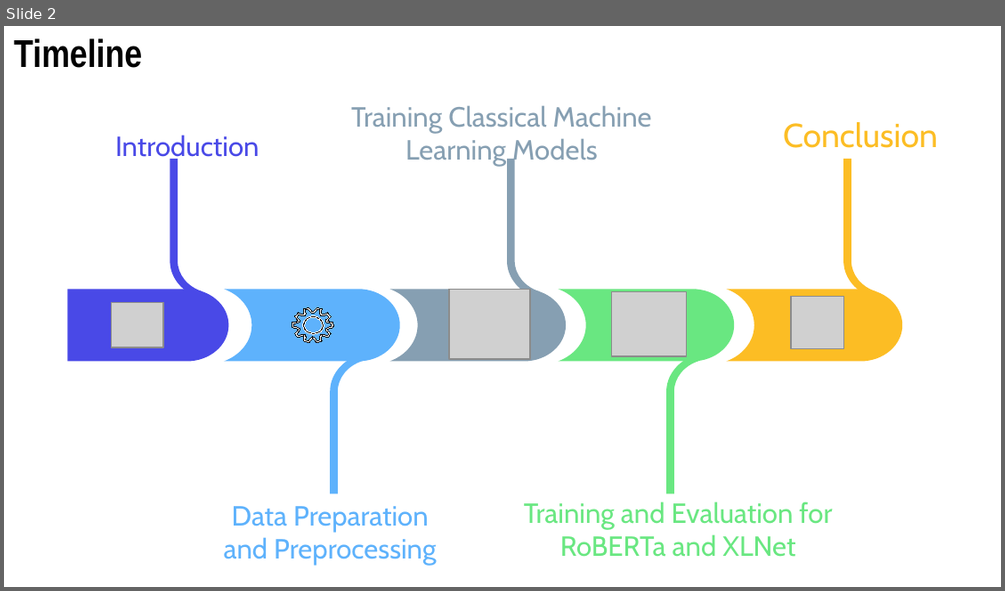
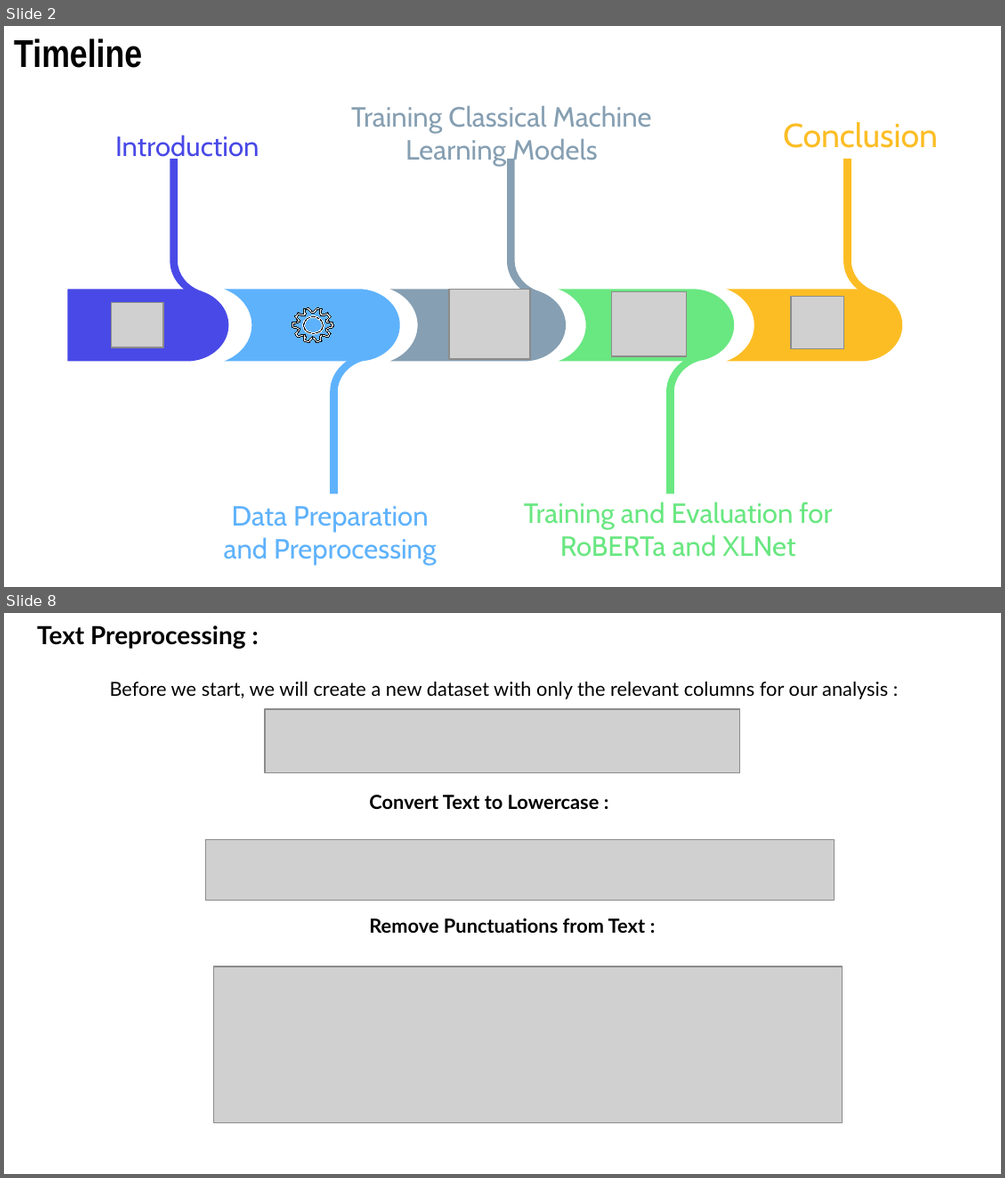
Before and after one commit to elghallali/Customer-Reviews-Classification, a slide deck: reports/Machine Learning Infographics by Slidesgo.pptx. Shown one above the other, each under a label of ours: slide 2 before the commit, slides 2 and 8 after it; the slides between them are not shown. The pictures are 1005x591 and 1005x1178 pixels, drawn with LibreOffice and Linux fonts; fonts in the diff are those of the drawing; grey boxes stand for pictures. Boxes give left, top, right and bottom in pixels: in the first picture for what was removed or moved away, otherwise in the second. Text is boxed around its words. In the diff, an @@ line names an element or a change of style, - is before the commit and + after.

```diff
--- a/reports/Machine Learning Infographics by Slidesgo.pptx
+++ b/reports/Machine Learning Infographics by Slidesgo.pptx
@@ slide 8 added at (x1=4, y1=613, x2=1001, y2=1174), background #FFFFFF @@
@@ title added at (x1=37, y1=625, x2=246, y2=649), 18 pt, text #000000, bold @@
+Text Preprocessing :
@@ text added at (x1=110, y1=682, x2=888, y2=699), 14 pt, text #000000 @@
+Before we start, we will create a new dataset with only the relevant columns for our analysis :
@@ picture added at (x1=265, y1=709, x2=741, y2=772) @@
@@ text added at (x1=369, y1=795, x2=599, y2=809), 14 pt, text #000000, bold @@
+Convert Text to Lowercase :
@@ picture added at (x1=205, y1=839, x2=833, y2=900) @@
@@ text added at (x1=369, y1=918, x2=645, y2=933), 14 pt, text #000000, bold @@
+Remove Punctuations from Text :
@@ picture added at (x1=214, y1=967, x2=842, y2=1123) @@
```
Also in this commit, not shown: 23 slides changed, 15 other slides added, 1 slide removed, 16 other files.
